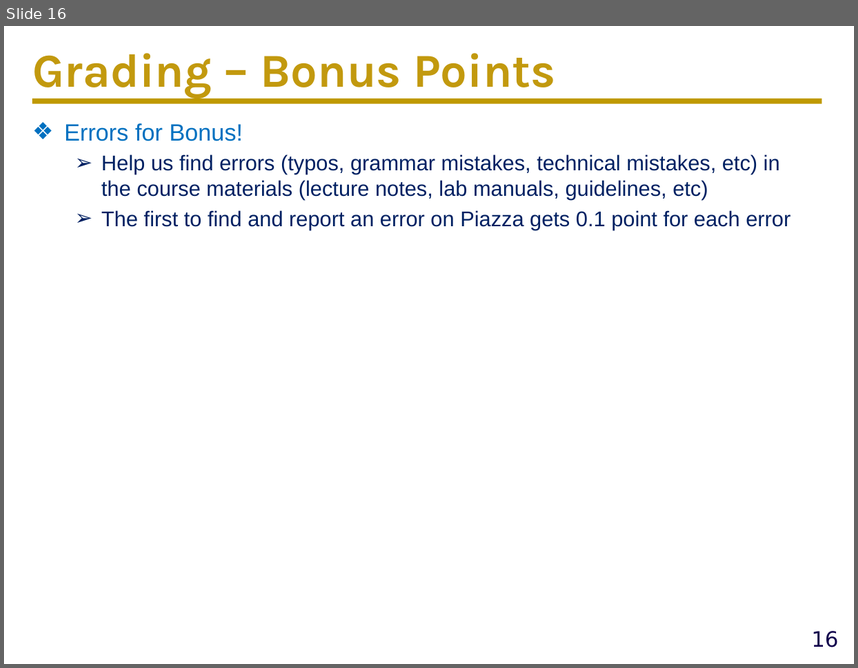
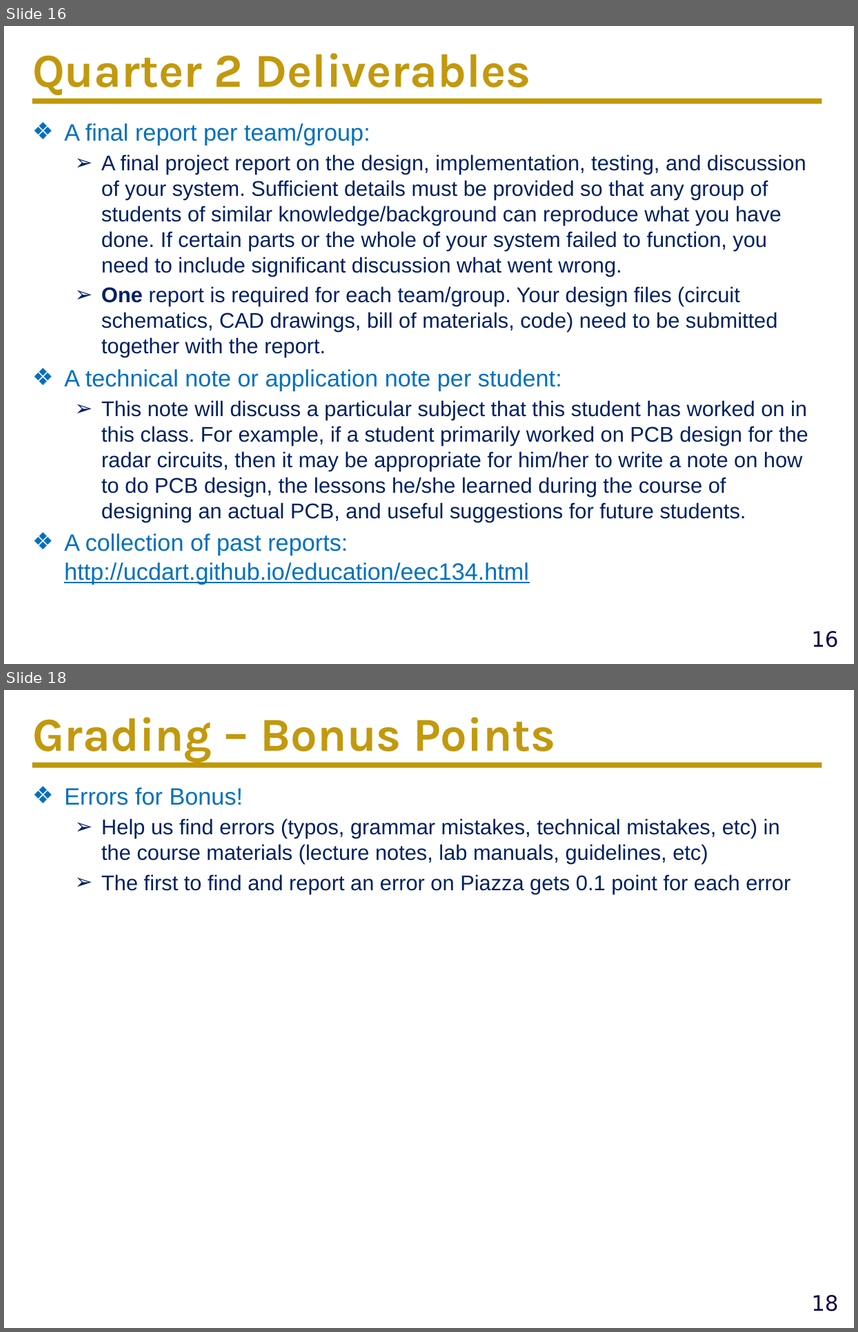
Before and after one commit to ucdart/UCD-EEC134, a slide deck: lectures/lec0/Lec0-CourseMechanisms.pptx. Shown one above the other, each under a label of ours: slide 16 before the commit, slides 16 and 18 after it; the slides between them are not shown. The pictures are 858x668 and 858x1332 pixels, drawn with LibreOffice and Linux fonts; fonts in the diff are those of the drawing; background and template pictures are left out. Boxes give left, top, right and bottom in pixels: in the first picture for what was removed or moved away, otherwise in the second. Text is boxed around its words. In the diff, an @@ line names an element or a change of style, - is before the commit and + after.

```diff
--- a/lectures/lec0/Lec0-CourseMechanisms.pptx
+++ b/lectures/lec0/Lec0-CourseMechanisms.pptx
@@ slide 16 added at [4, 26, 854, 664], background #FFFFFF; not listed: 2 template elements that a slide beside it also shows @@
@@ title added at [32, 53, 531, 96], 40 pt, text #C2990E, bold @@
+Quarter 2 Deliverables
@@ text added at [64, 123, 809, 522], 18 pt, text #002062 @@
+❖ A final report per team/group:
+  ➢ A final project report on the design, implementation, testing, and discussion of your system. Sufficient details must be provided so that any group of students of similar knowledge/background can reproduce what you have done. If certain parts or the whole of your system failed to function, you need to include significant discussion what went wrong.
+  ➢ One report is required for each team/group. Your design files (circuit schematics, CAD drawings, bill of materials, code) need to be submitted together with the report.
+❖ A technical note or application note per student:
+  ➢ This note will discuss a particular subject that this student has worked on in this class. For example, if a student primarily worked on PCB design for the radar circuits, then it may be appropriate for him/her to write a note on how to do PCB design, the lessons he/she learned during the course of designing an actual PCB, and useful suggestions for future students.
+❖ A collection of past reports: http://ucdart.github.io/education/eec134.html
@@ what was slide 16 is now slide 18 @@
@@ page number at [811, 1294, 838, 1311]: text changed @@
-16
+18
```
Also in this commit, not shown: 2 slides changed, 1 other slide added, 1 slide removed, 2 other files.
